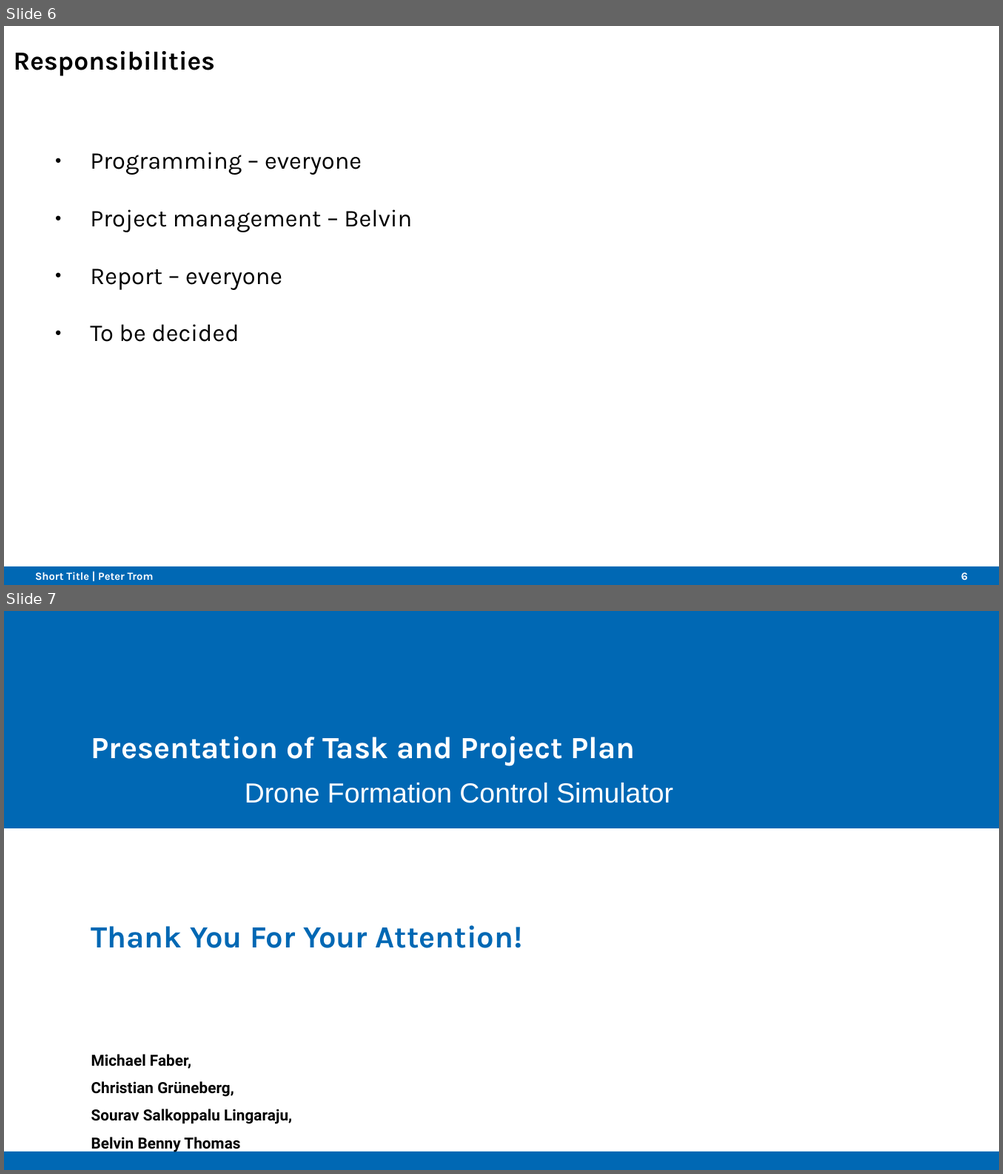
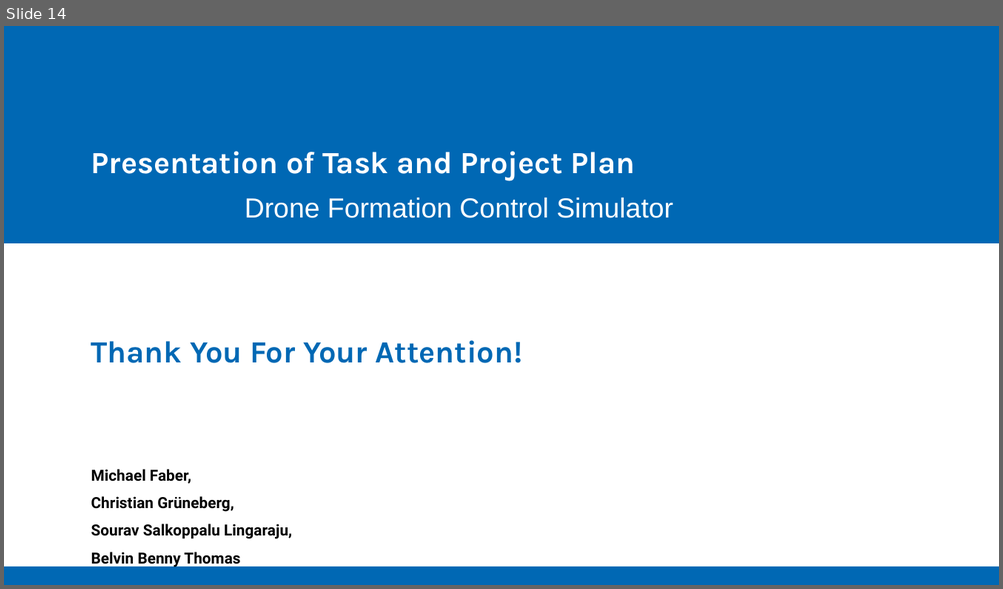
Before and after one commit to Belvin7/Drone_Project_personal-, a slide deck: AMS_Intermediate_Presentation.odp. Shown one above the other, each under a label of ours: slides 6 and 7 before the commit, slide 14 after it. The pictures are 1003x1174 and 1003x589 pixels, drawn with LibreOffice and Linux fonts; fonts in the diff are those of the drawing; background and template pictures are left out. Boxes give left, top, right and bottom in pixels: in the first picture for what was removed or moved away, otherwise in the second. Text is boxed around its words. In the diff, an @@ line names an element or a change of style, - is before the commit and + after.

```diff
--- a/AMS_Intermediate_Presentation.odp
+++ b/AMS_Intermediate_Presentation.odp
@@ slide 6 removed at bbox=[4, 26, 999, 585], background #FFFFFF; not listed: 1 template element that a slide beside it also shows @@
@@ title removed at bbox=[14, 51, 215, 76] @@
-Responsibilities
@@ text removed at bbox=[90, 152, 412, 342] @@
-● Programming – everyone
-● Project management – Belvin
-● Report – everyone
-● To be decided
@@ text removed at bbox=[35, 572, 153, 581] @@
-Short Title | Peter Trom
@@ page number removed at bbox=[961, 573, 967, 580] @@
-6
@@ what was slide 7 is now slide 14 @@
```
Also in this commit, not shown: 4 slides changed, 9 slides added, 1 other slide removed, 1 other file.
